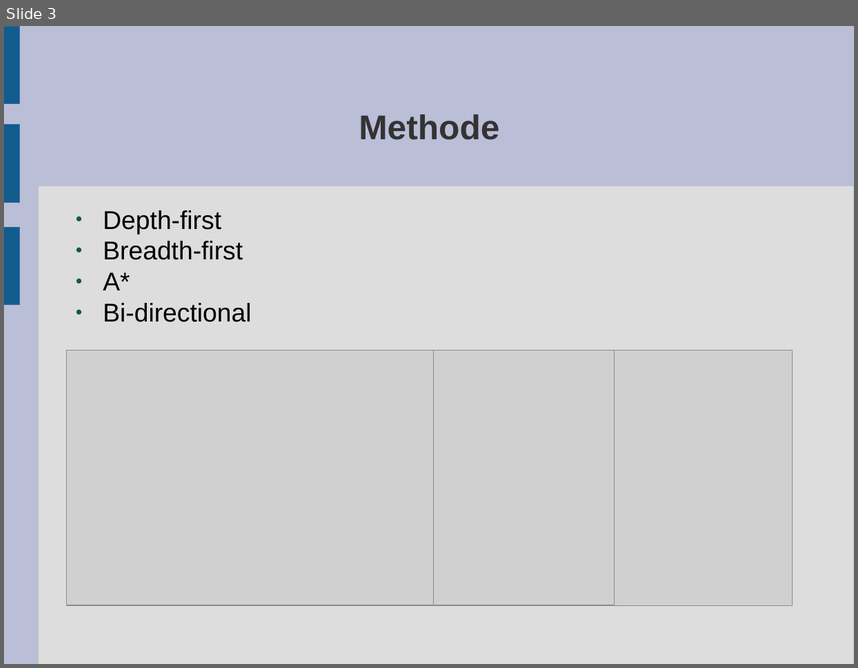
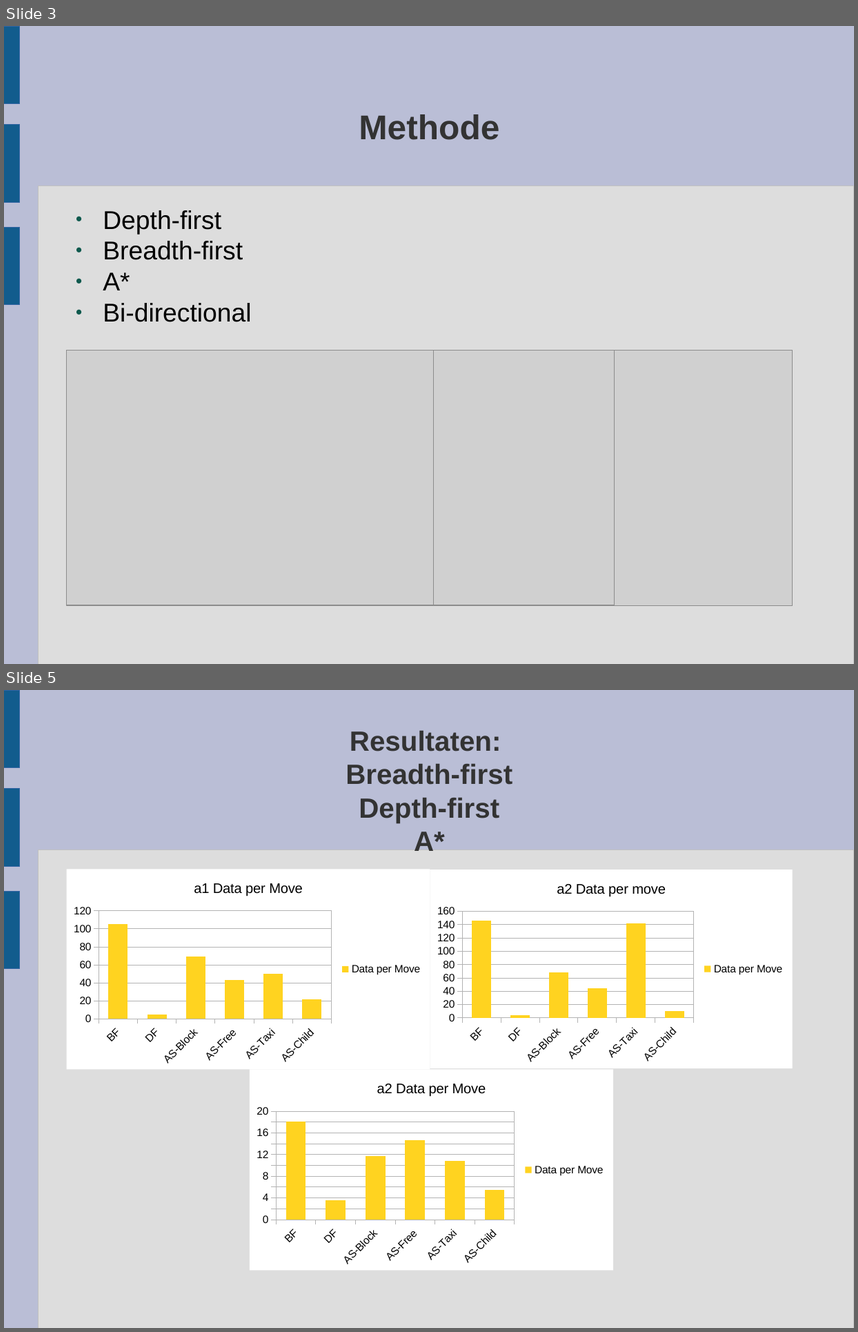
Before and after one commit to cmdras/spitsuur, a slide deck: Presentatie Heuristieken/Presentatie Heuristieken.odp. Shown one above the other, each under a label of ours: slide 3 before the commit, slides 3 and 5 after it; the slides between them are not shown. The pictures are 858x668 and 858x1332 pixels, drawn with LibreOffice and Linux fonts; fonts in the diff are those of the drawing; grey boxes stand for pictures. Boxes give left, top, right and bottom in pixels: in the first picture for what was removed or moved away, otherwise in the second. Text is boxed around its words. In the diff, an @@ line names an element or a change of style, - is before the commit and + after.

```diff
--- a/Presentatie Heuristieken/Presentatie Heuristieken.odp
+++ b/Presentatie Heuristieken/Presentatie Heuristieken.odp
@@ slide 5 added at (x1=4, y1=690, x2=854, y2=1328), background #BABED6; not listed: 4 template elements that a slide beside it also shows @@
@@ title added at (x1=346, y1=731, x2=513, y2=851), 26 pt, text #333333, bold @@
+Resultaten:
+Breadth-first
+Depth-first
+A*
@@ column chart added at (x1=67, y1=869, x2=430, y2=1069) @@
+title "a1 Data per Move"
+categories: BF, DF, AS-Block, AS-Free, AS-Taxi, AS-Child
+Data per Move: 105, 5, 69, 43, 50, 21
@@ column chart added at (x1=430, y1=869, x2=793, y2=1069) @@
+title "a2 Data per move"
+categories: BF, DF, AS-Block, AS-Free, AS-Taxi, AS-Child
+Data per Move: 147, 4, 68, 45, 142, 10
@@ column chart added at (x1=250, y1=1069, x2=613, y2=1270) @@
+title "a2 Data per Move"
+categories: BF, DF, AS-Block, AS-Free, AS-Taxi, AS-Child
+Data per Move: 18.1, 3.6, 11.8, 14.7, 10.8, 5.5
```
Also in this commit, not shown: 5 other slides added, 2 slides removed.
